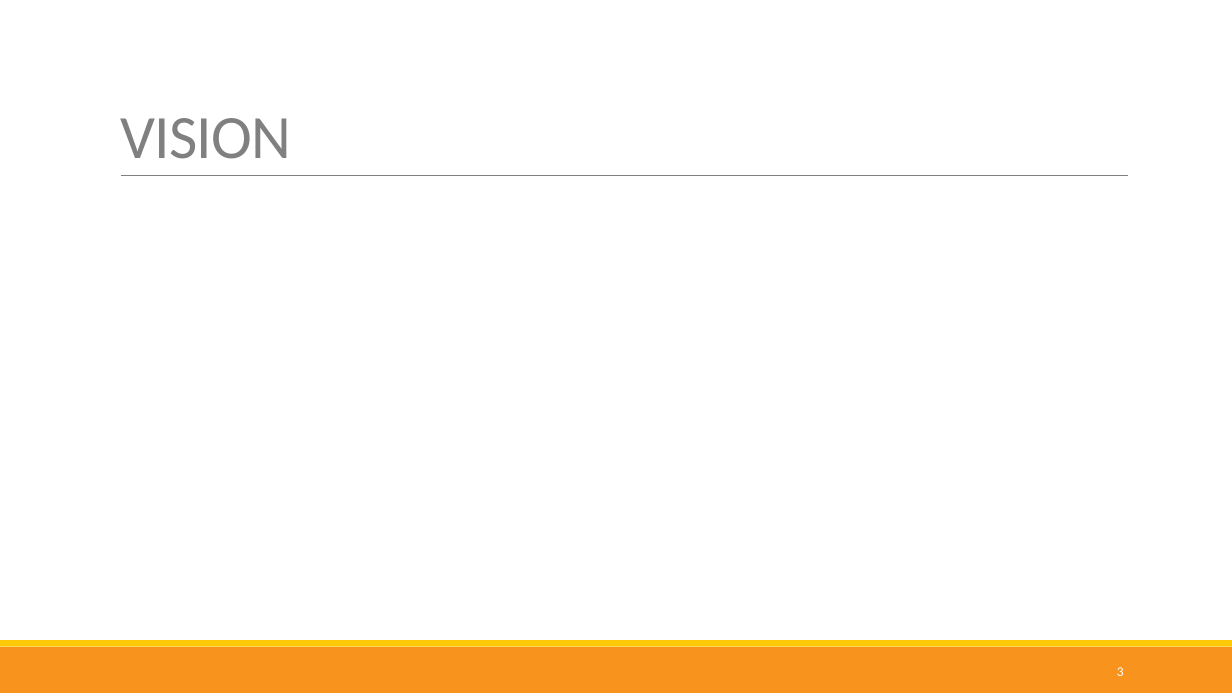
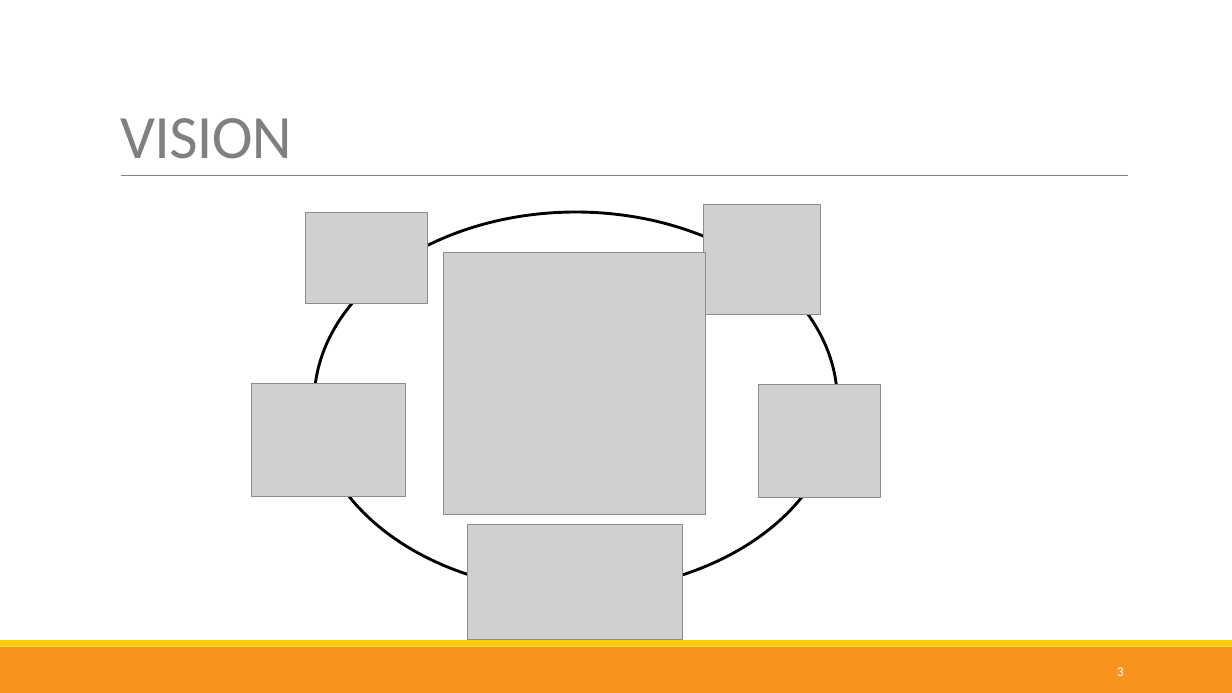
Before and after one commit to nappydevelopment/Nappy-the-ingenious-docs, a slide deck: slide 3 of Midterm-PPP.pptx. Drawn at 1232x693 pixels with LibreOffice and Linux fonts; fonts in the diff are those of the drawing; grey boxes stand for pictures. Boxes give left, top, right and bottom in pixels: in the first picture for what was removed or moved away, otherwise in the second. Text is boxed around its words. In the diff, an @@ line names an element or a change of style, - is before the commit and + after.

Commit message:
changed presantation

```diff
--- a/Midterm-PPP.pptx
+++ b/Midterm-PPP.pptx
@@ picture added at bbox=[704, 205, 822, 314] @@
@@ picture added at bbox=[306, 212, 428, 303] @@
@@ ellipse added at bbox=[314, 212, 837, 592], outline #000000 2.25 pt @@
@@ picture added at bbox=[444, 252, 706, 515] @@
@@ picture added at bbox=[251, 384, 406, 496] @@
@@ picture added at bbox=[759, 384, 881, 498] @@
@@ picture added at bbox=[468, 525, 682, 640] @@
```
